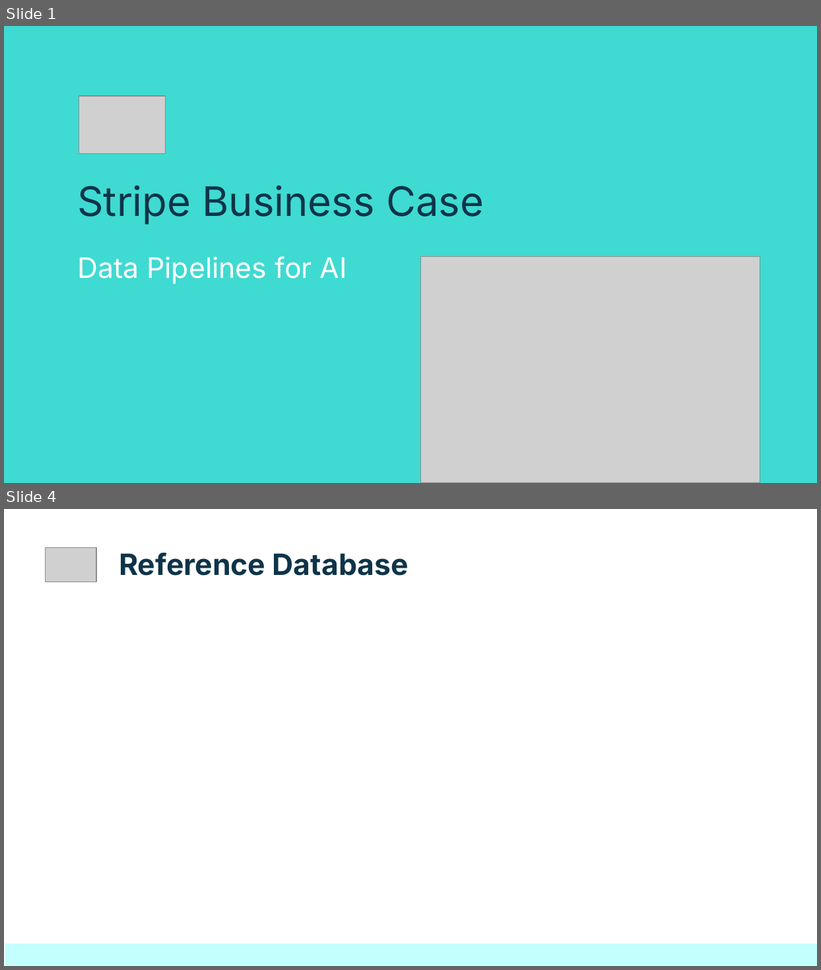
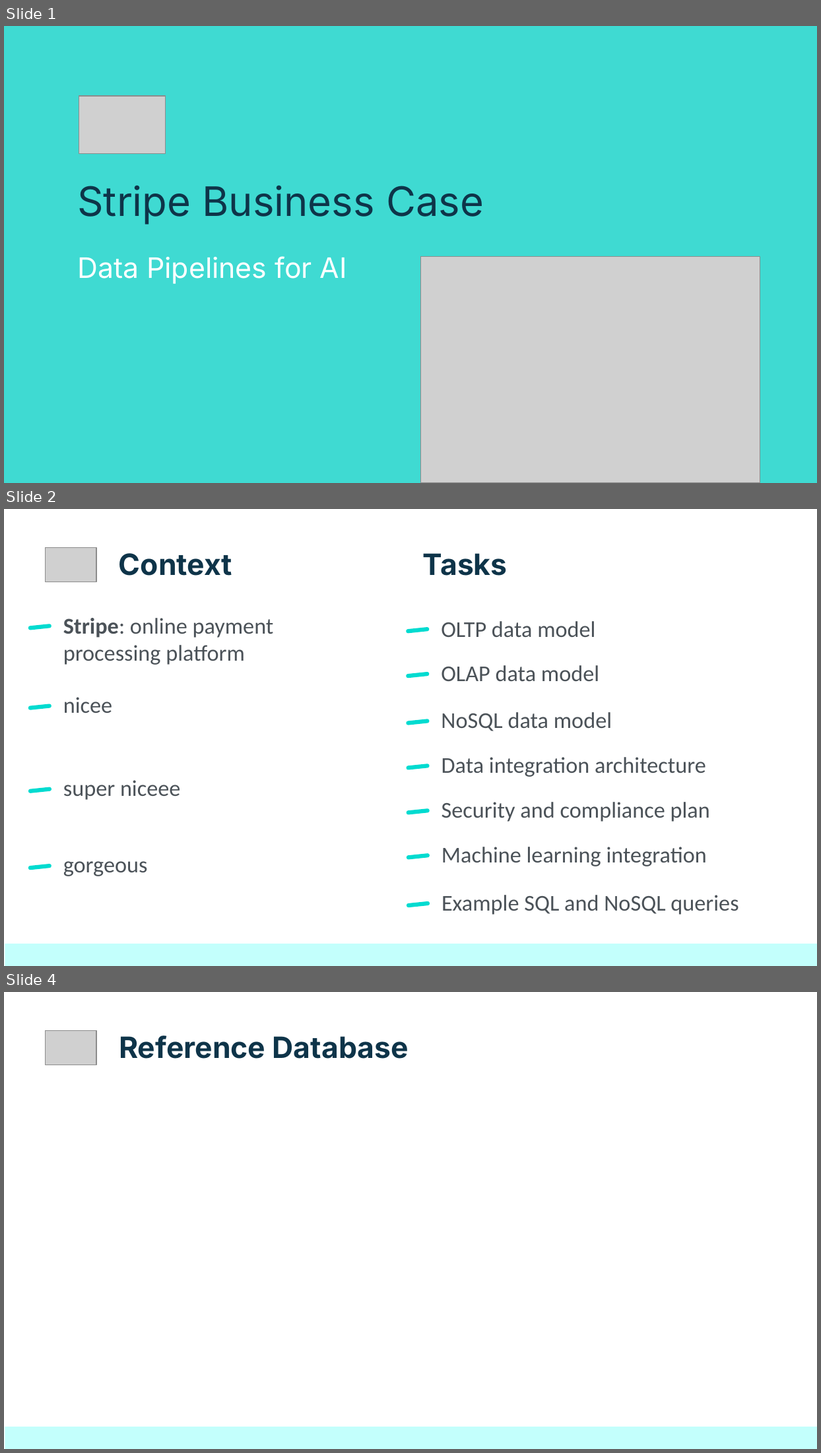
Before and after one commit to netesf13d/jedha-projects, a slide deck: 2-03-Stripe_Business_Case/presentation/Presentation - 2-03 - Stripe Business Case.odp. Shown one above the other, each under a label of ours: slides 1 and 4 before the commit, slides 1, 2 and 4 after it; the slides between them are not shown. The pictures are 821x970 and 821x1453 pixels, drawn with LibreOffice and Linux fonts; fonts in the diff are those of the drawing; grey boxes stand for pictures. Boxes give left, top, right and bottom in pixels: in the first picture for what was removed or moved away, otherwise in the second. Text is boxed around its words. In the diff, an @@ line names an element or a change of style, - is before the commit and + after.

Commit message:
work on 2-03 Stripe

```diff
--- a/2-03-Stripe_Business_Case/presentation/Presentation - 2-03 - Stripe Business Case.odp
+++ b/2-03-Stripe_Business_Case/presentation/Presentation - 2-03 - Stripe Business Case.odp
@@ slide 2 added at (x1=4, y1=509, x2=817, y2=966), background #FFFFFF @@
@@ picture added at (x1=46, y1=547, x2=96, y2=582) @@
@@ title added at (x1=119, y1=553, x2=232, y2=576), 26 pt, text #0E3449, bold @@
+Context
@@ title added at (x1=423, y1=553, x2=508, y2=576), 26 pt, text #0E3449, bold @@
+Tasks
@@ rounded rectangle added at (x1=28, y1=624, x2=52, y2=630), fill #00DBD0 @@
@@ title added at (x1=63, y1=618, x2=274, y2=665), 20 pt, text #4B5258 @@
+Stripe: online payment processing platform
@@ rounded rectangle added at (x1=407, y1=627, x2=430, y2=634), fill #00DBD0 @@
@@ title added at (x1=441, y1=621, x2=595, y2=637), 20 pt, text #4B5258 @@
+OLTP data model
@@ title added at (x1=441, y1=665, x2=599, y2=682), 20 pt, text #4B5258 @@
+OLAP data model
@@ rounded rectangle added at (x1=407, y1=672, x2=430, y2=679), fill #00DBD0 @@
@@ rounded rectangle added at (x1=28, y1=704, x2=52, y2=710), fill #00DBD0 @@
@@ title added at (x1=63, y1=697, x2=112, y2=713), 20 pt, text #4B5258 @@
+nicee
@@ rounded rectangle added at (x1=407, y1=720, x2=430, y2=725), fill #00DBD0 @@
@@ title added at (x1=441, y1=712, x2=612, y2=731), 20 pt, text #4B5258 @@
+NoSQL data model
@@ rounded rectangle added at (x1=407, y1=764, x2=430, y2=770), fill #00DBD0 @@
@@ title added at (x1=442, y1=757, x2=706, y2=777), 20 pt, text #4B5258 @@
+Data integration architecture
@@ title added at (x1=63, y1=780, x2=180, y2=800), 20 pt, text #4B5258 @@
+super niceee
@@ rounded rectangle added at (x1=28, y1=787, x2=52, y2=793), fill #00DBD0 @@
@@ title added at (x1=442, y1=802, x2=710, y2=822), 20 pt, text #4B5258 @@
+Security and compliance plan
@@ rounded rectangle added at (x1=407, y1=809, x2=430, y2=815), fill #00DBD0 @@
@@ rounded rectangle added at (x1=28, y1=864, x2=52, y2=871), fill #00DBD0 @@
@@ title added at (x1=63, y1=861, x2=148, y2=877), 20 pt, text #4B5258 @@
+gorgeous
@@ rounded rectangle added at (x1=407, y1=854, x2=430, y2=860), fill #00DBD0 @@
@@ title added at (x1=442, y1=847, x2=707, y2=867), 20 pt, text #4B5258 @@
+Machine learning integration
@@ rounded rectangle added at (x1=407, y1=901, x2=430, y2=908), fill #00DBD0 @@
@@ title added at (x1=442, y1=895, x2=739, y2=915), 20 pt, text #4B5258 @@
+Example SQL and NoSQL queries
@@ rectangle added at (x1=5, y1=944, x2=817, y2=966), fill #C3FFFC @@
```
Also in this commit, not shown: 1 slide changed, 1 slide removed, 12 other files.
